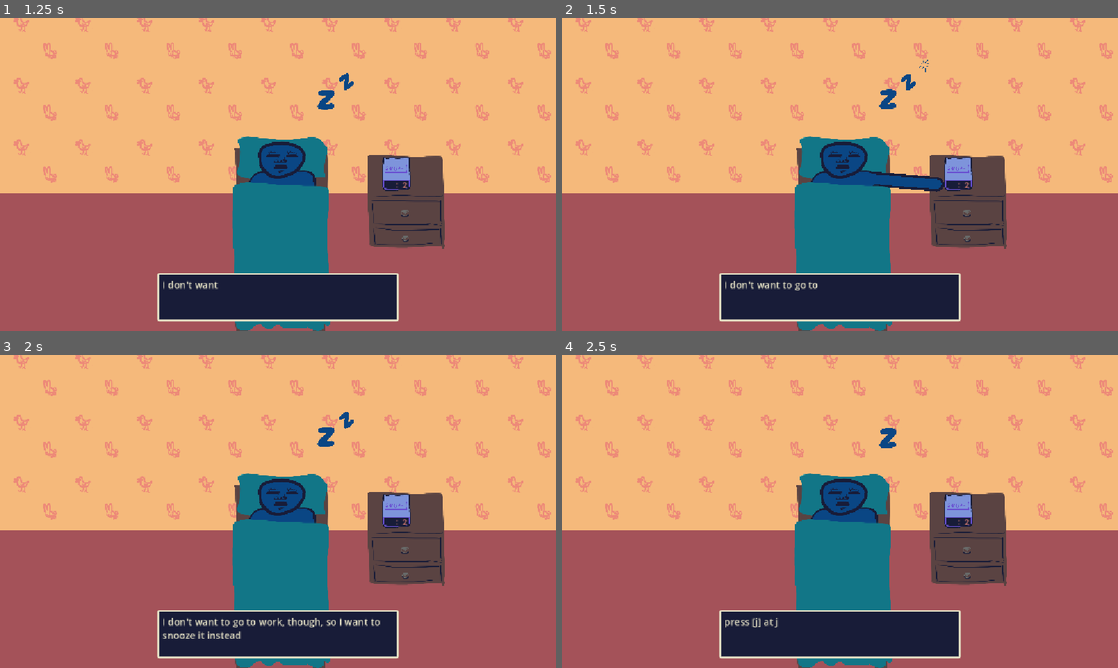
Above: before the commit, frames 1-4 (two rows, left to right).
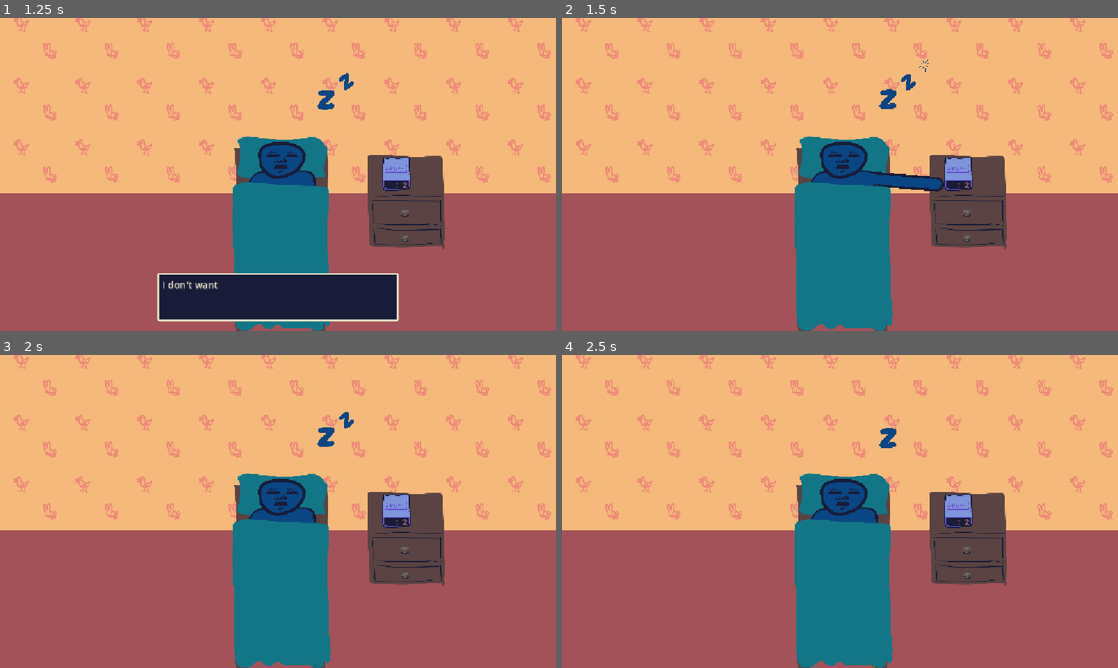
Above: after the commit, the same moments.

Repository: harperstoeckle/be_late_for_work
Game: Godot game, scene res://scenes/main.tscn
The game is run twice, just before and just after one commit, with the same random seed, the same clock (stepped at 60 frames per second) and the same inputs. Sound files missing from this copy of the repository are replaced by a short silence.
Inputs:
- Up to frame 1 (1.25 s): tap Enter (ui_accept) at 0.5, 0.77 s; hold Up (ui_up) from 0.53 s (still down); hold J (snooze) from 0.53 s (still down)
- Up to frame 2 (1.5 s): release Up (ui_up) at 1.28 s; release J (snooze) at 1.28 s; hold Down (ui_down) from 1.28 s (still down); tap J (snooze) at 1.35 s
- Up to frame 3 (2 s): keep holding Down (ui_down); tap Enter (ui_accept) at 1.52 s
- Up to frame 4 (2.5 s): tap Enter (ui_accept) at 2 s; release Down (ui_down) at 2.03 s; hold Up (ui_up) from 2.03 s (still down); hold J (snooze) from 2.03 s (still down)

Frame 1 is identical in both runs. In frame 2, 6.8% of the frame differs, in the area x 28-72%, y 81-98%; in frame 3, 6.8%; in frame 4, 6.8%.
Error in both runs: Modulo by zero error in operator '%'. (res://scripts/main.gd:120)

Commit message:
Fix weird interactions between checkpoint loading, events, and dialogue

Diff:
--- a/scripts/main.gd
+++ b/scripts/main.gd
@@ -272,6 +272,12 @@
 	_story_index = _checkpoint_story_index
 	_num_music_loops = _checkpoint_num_loops
 	_next_subdivision_to_handle = _checkpoint_next_subdivision
+
+	# We expect these to be populated by the story code, so they shouldn't be saved.
+	_dialogue_box.hide()
+	_active_events.clear()
+	_queued_events.clear()
+	_queued_dialogue.clear()
 
 	# Always start with all lives.
 	for z in _sleep_zs:
